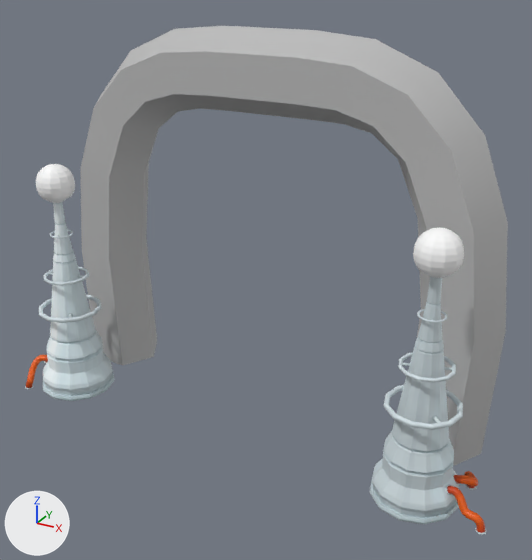
One commit to the FBX model College_Project/Assets/Assets/Sci-FI/Portal.fbx: the scene before it, then after it.
One viewpoint serves both versions: a camera (50 mm lens) standing at (4.29, -7.85, 5.63) and looking at (0.32, -0.64, 2.02). Arrows for +X, +Y and +Z are at lower left; the lights stay in place. Where no turn or scale is listed for an object, it has been applied to the vertices.

Objects in the first picture: 'pCylinder3', 'pasted__pTorus5', 'pasted__polySurface3', 'pasted__polySurface3.001', 'pasted__polySurface4', 'pasted__polySurface4.001'.
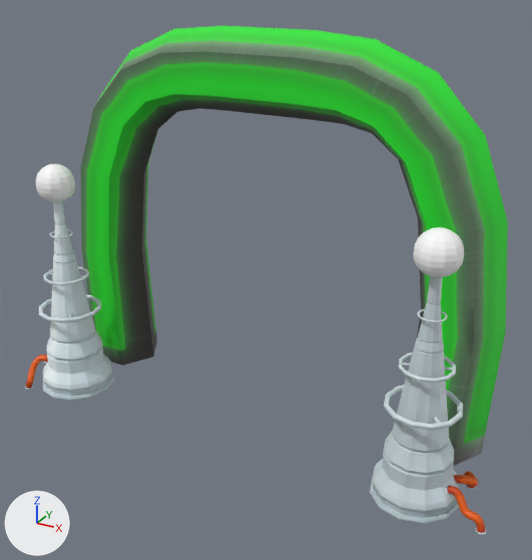
Where the newer file only moved an object's origin or applied its transform, the numbers keep the older frame.

Boxes (x1, y1, x2, y2) around the edits, measured in the pictures (532 x 560 px):
'pCylinder3', surface changed (grey to green): (81, 26, 508, 466) in both

What changed in the scene script:
```text
Add img_scifi_portal_png:
    img_scifi_portal_png = load_image('scifi_portal.png', '../../Models_Maya_Proyect/sourceimages/sci-fi/scifi_portal.png', 2048, 2048, 'sRGB')
Change mat_lambert4:
    remove mat_lambert4.base_color = (0.5, 0.5, 0.5)  # grey #bcbcbc
    add mat_lambert4.texture = img_scifi_portal_png  # with its transparency
```
